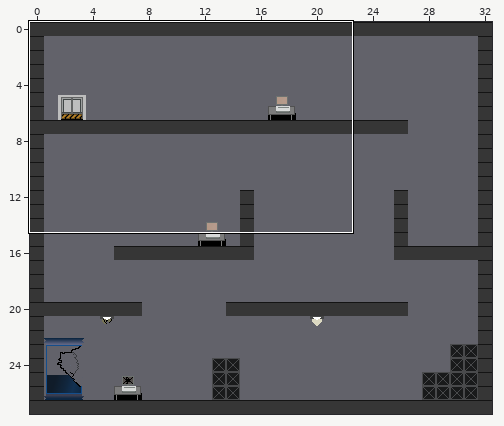
Tiled map, stored at SciFiSynthesize/assets/images/tutorial.tmx. The first picture is a wide view before the edit; the outline marks the close-up.
Close-up. Before:
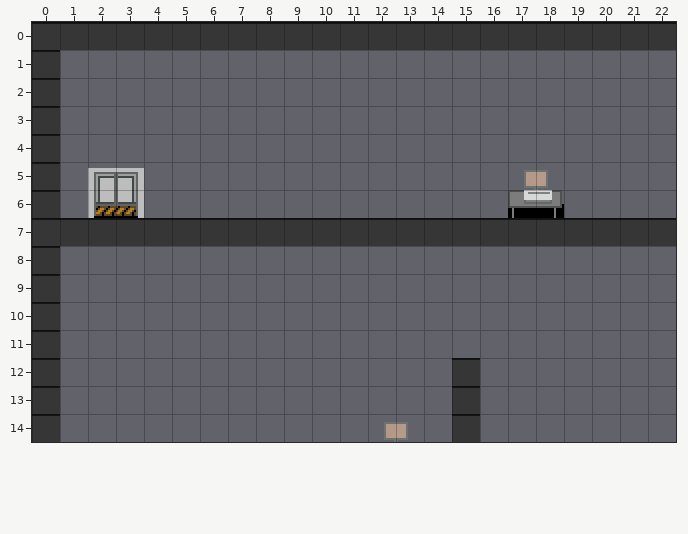
Cells are 14x14 px. Shown: x 0..22, y 0..14.
After:
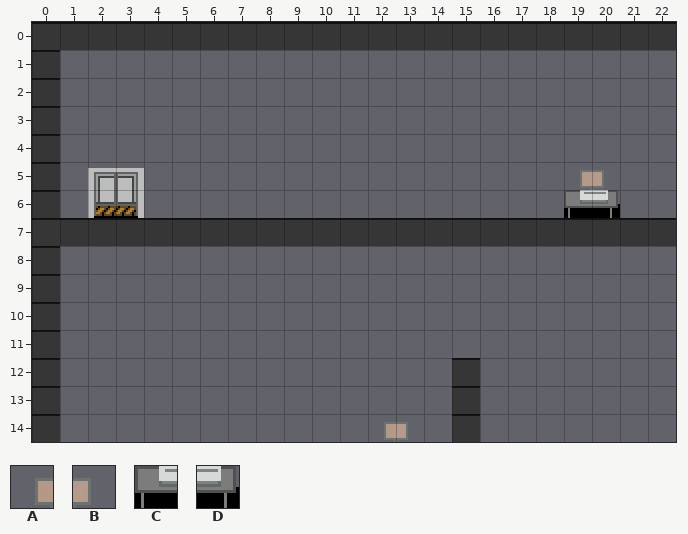
Key: from "Tile Sets 1": A 45, B 46, C 59, D 60.
_ is an empty cell.
Log entry: Computers, not boxes ;)
From old to new:
Layer "Boxes":
y 5: x 17..18 AB -> __
y 6: x 17..18 CD -> __
Layer "Computer":
y 5: x 19..20 __ -> AB
y 6: x 19..20 __ -> CD
Boxes around the changes in both close-ups, in picture pixels (x1, y1, x2, y2):
changed: (508, 170, 620, 218)
